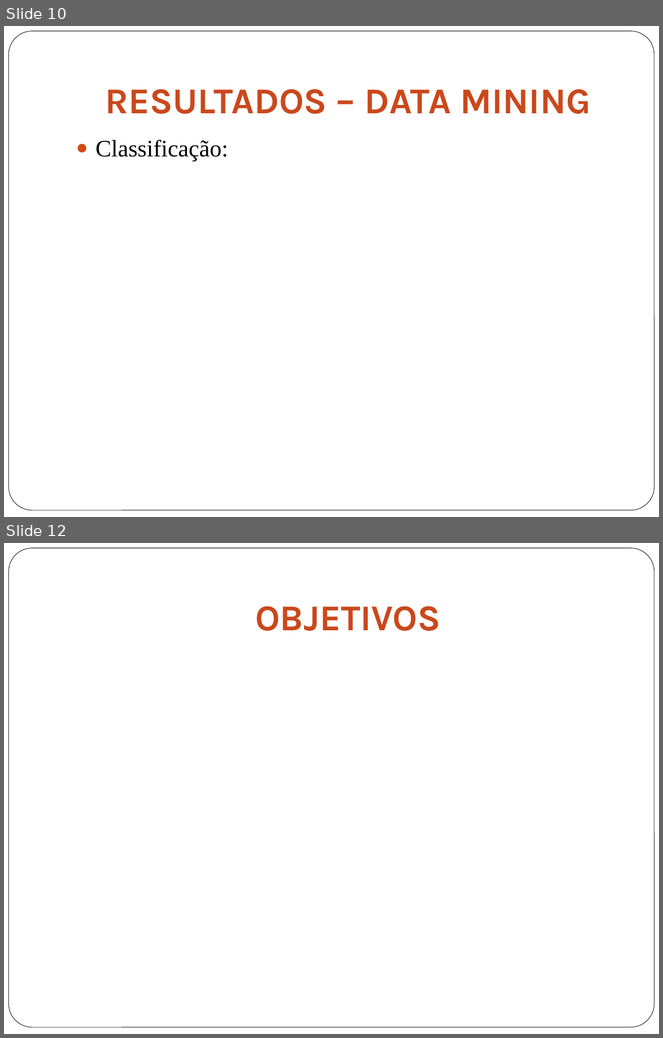
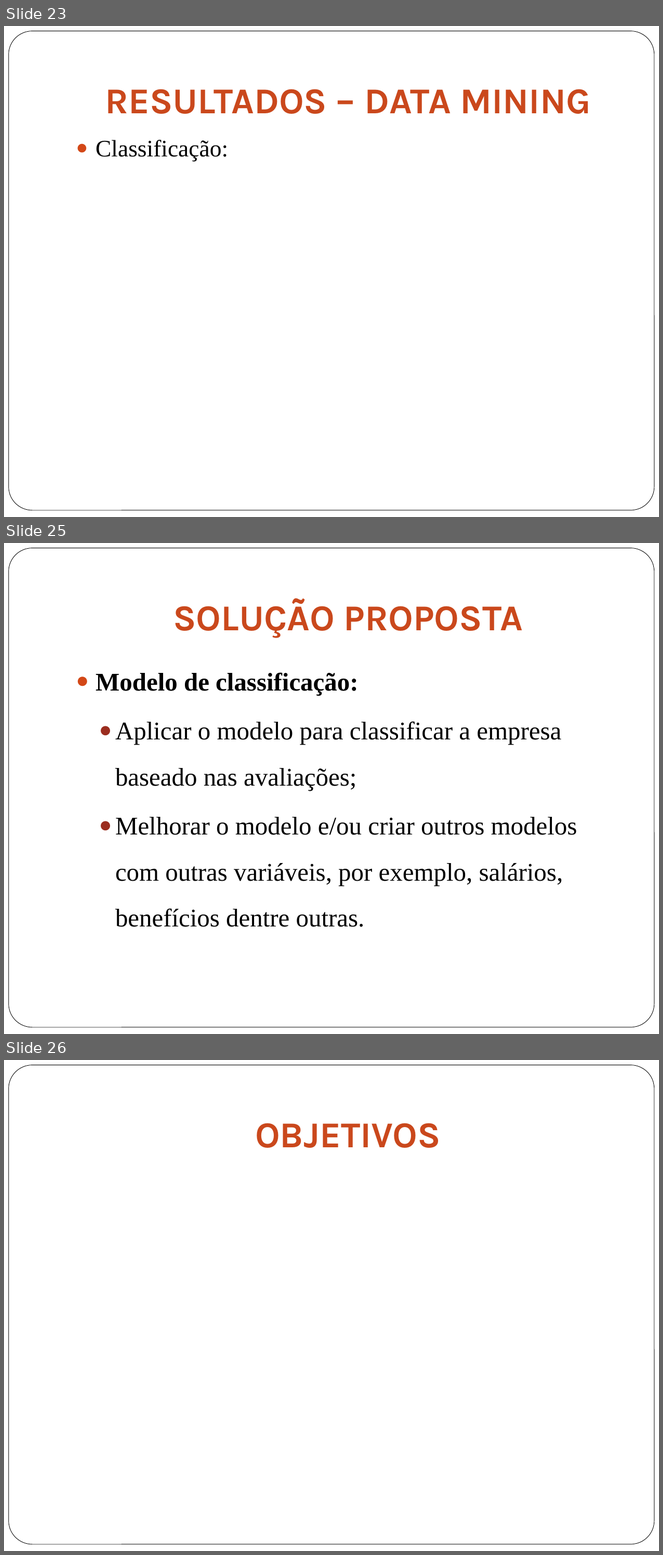
Before and after one commit to gabriellimagomes15/dsa, a slide deck: Apresentacao.pptx. Shown one above the other, each under a label of ours: slides 10 and 12 before the commit, slides 23, 25 and 26 after it; the slides between them are not shown. The pictures are 663x1038 and 663x1555 pixels, drawn with LibreOffice and Linux fonts; fonts in the diff are those of the drawing. Boxes give left, top, right and bottom in pixels: in the first picture for what was removed or moved away, otherwise in the second. Text is boxed around its words. In the diff, an @@ line names an element or a change of style, - is before the commit and + after.

```diff
--- a/Apresentacao.pptx
+++ b/Apresentacao.pptx
@@ slide 25 added at (4, 543, 659, 1034), background #FFFFFF; not listed: 1 template element that a slide beside it also shows @@
@@ title added at (173, 598, 523, 638), 40 pt, text gradient #622410 to #CA481C to #BC431A, bold @@
+SOLUÇÃO PROPOSTA
@@ text added at (96, 672, 578, 927), 28 pt, text #000000 @@
+● Modelo de classificação:
+  ● Aplicar o modelo para classificar a empresa baseado nas avaliações;
+  ● Melhorar o modelo e/ou criar outros modelos com outras variáveis, por exemplo, salários, benefícios dentre outras.
@@ what was slide 10 is now slide 23 @@
@@ what was slide 12 is now slide 26 @@
```
Also in this commit, not shown: 7 slides changed, 13 other slides added.
